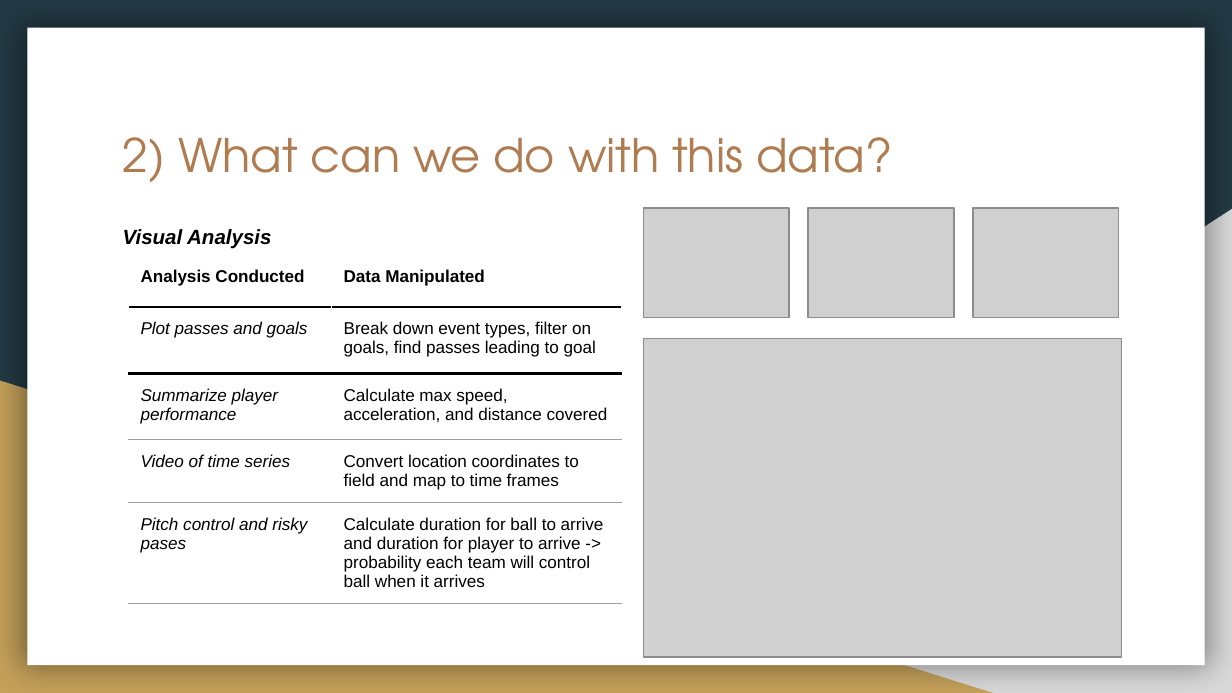
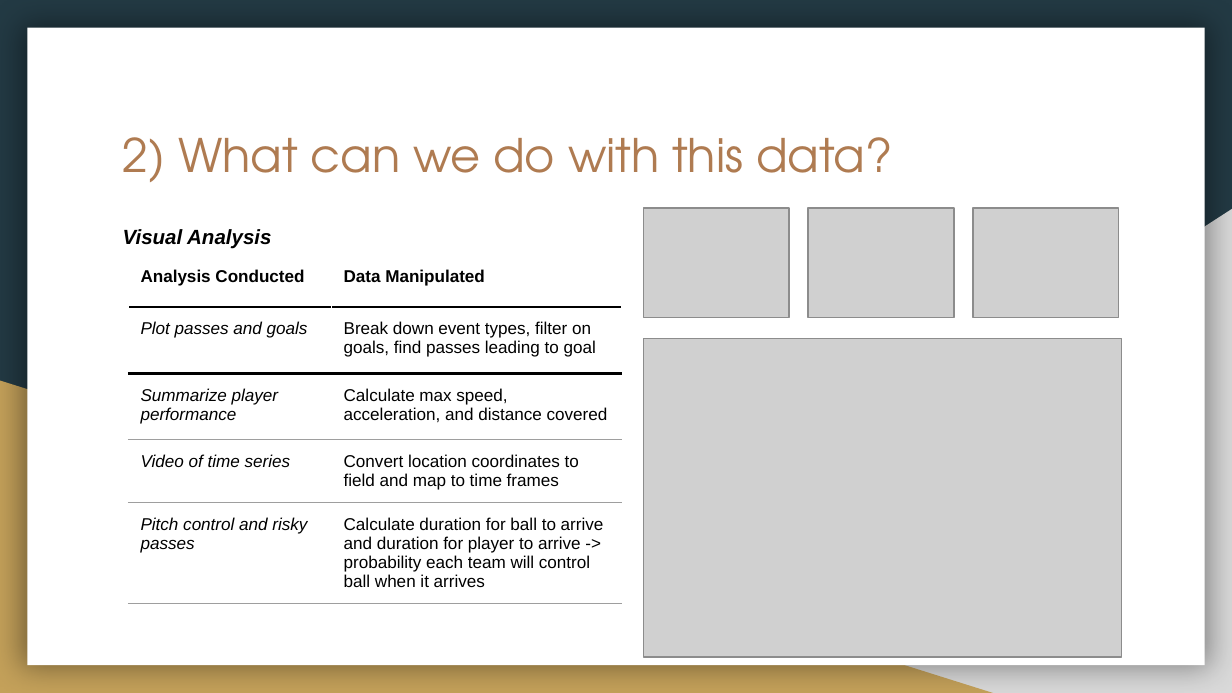
Before and after one commit to lnyousif/Football101, a slide deck: slide 8 of Football Match Analysis.pptx. Drawn at 1232x693 pixels with LibreOffice and Linux fonts; fonts in the diff are those of the drawing; grey boxes stand for pictures. Boxes give left, top, right and bottom in pixels: in the first picture for what was removed or moved away, otherwise in the second. Text is boxed around its words. In the diff, an @@ line names an element or a change of style, - is before the commit and + after.

```diff
--- a/Football Match Analysis.pptx
+++ b/Football Match Analysis.pptx
@@ table at (128,255,621,612) @@
-row 5, column 1: Pitch control and risky pases
+row 5, column 1: Pitch control and risky passes
```
Also in this commit, not shown: 2 other slides changed.
